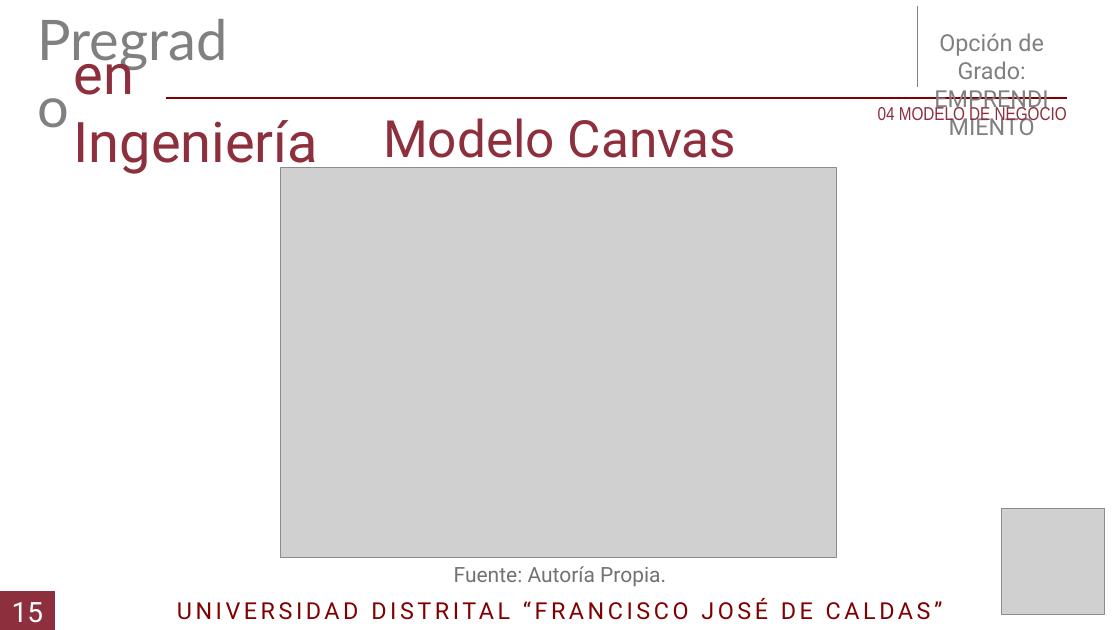
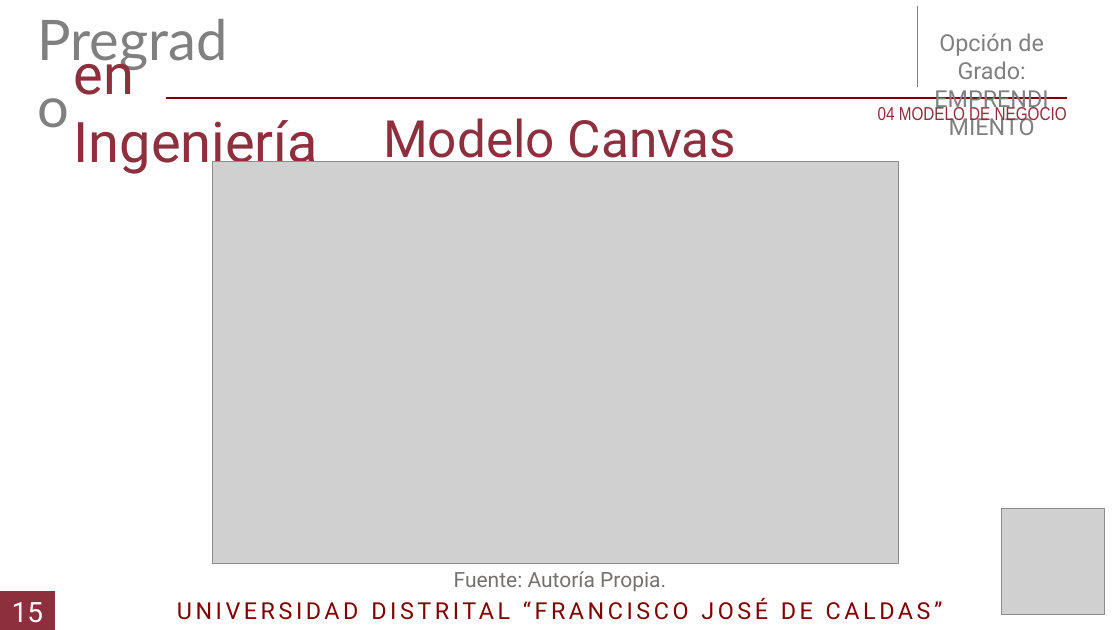
Before and after one commit to DLRin/anteproyecto, a slide deck: slide 16 of Presentacion/Presentacion.pptx. Drawn at 1120x630 pixels with LibreOffice and Linux fonts; fonts in the diff are those of the drawing; grey boxes stand for pictures. Boxes give left, top, right and bottom in pixels: in the first picture for what was removed or moved away, otherwise in the second. Text is boxed around its words. In the diff, an @@ line names an element or a change of style, - is before the commit and + after.

Commit message:
Pre Sen Ta Cion

```diff
--- a/Presentacion/Presentacion.pptx
+++ b/Presentacion/Presentacion.pptx
@@ picture: place and size @@
-picture at (281, 167, 837, 558)
+picture at (213, 161, 898, 564)
@@ text "Fuente: Autoría Propia.": place and size @@
-text "Fuente: Autoría Propia." at (454, 566, 666, 586)
+text "Fuente: Autoría Propia." at (454, 571, 666, 591)
```
